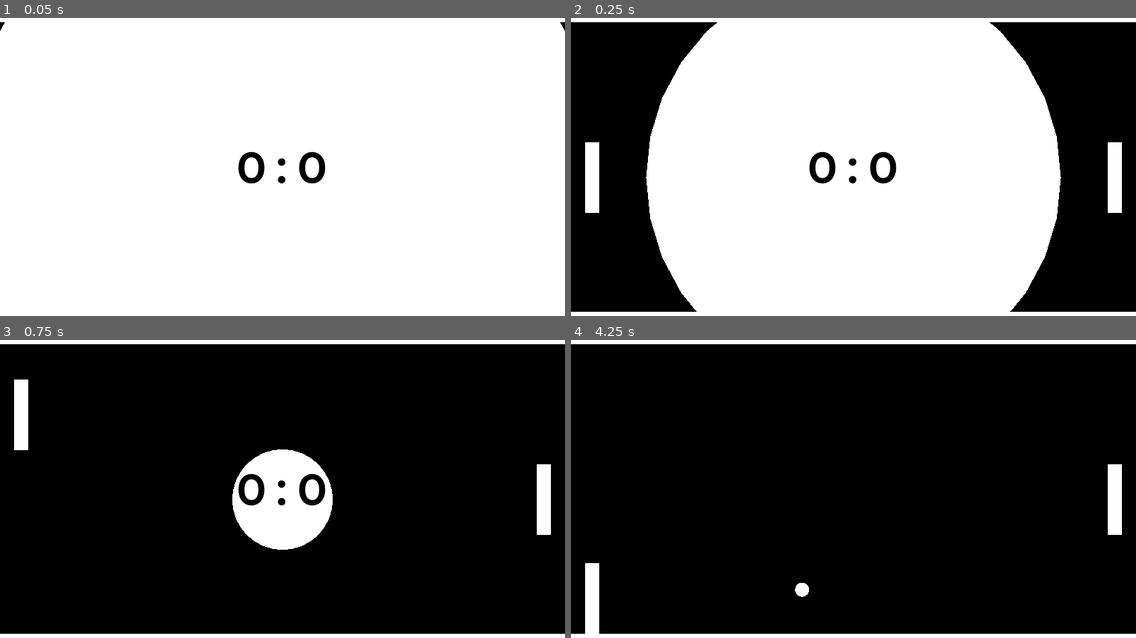
Above: before the commit, frames 1-4 (two rows, left to right).
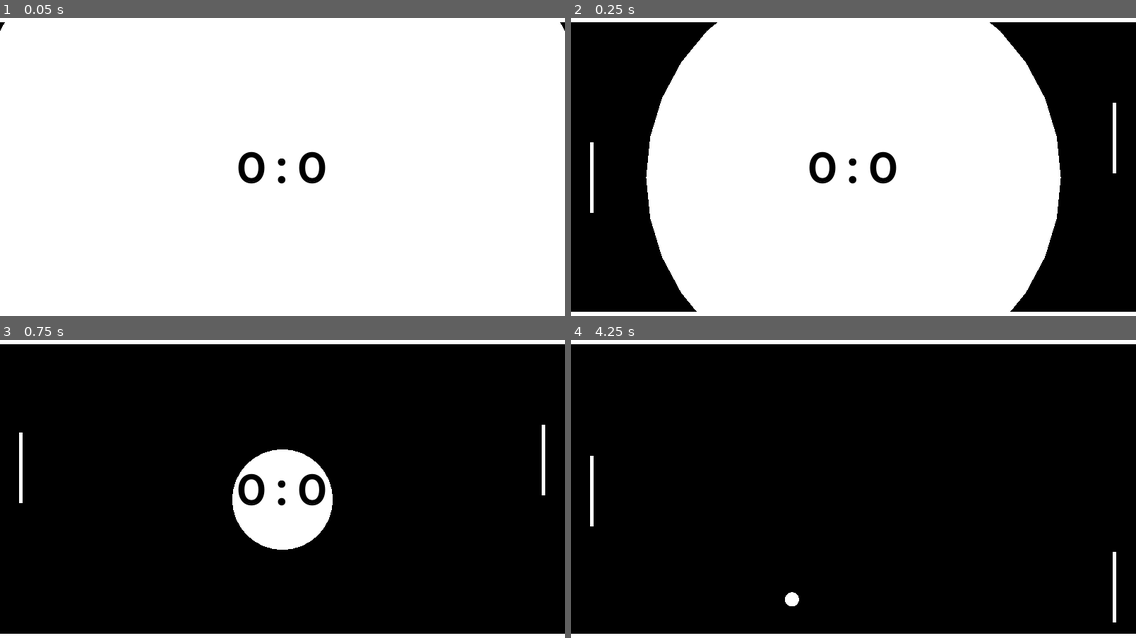
Above: after the commit, the same moments.

Repository: nezvers/Godot_clones
Game: Godot game, scene res://Level.tscn
The game is run twice, just before and just after one commit, with the same random seed, the same clock (stepped at 60 frames per second) and the same inputs.
Inputs:
- Up to frame 1 (0.05 s): no input
- Up to frame 2 (0.25 s): no input
- Up to frame 3 (0.75 s): hold W (p1_up) from 0.53 s (still down)
- Up to frame 4 (4.25 s): release W (p1_up) at 1.28 s; hold S (p1_down) 1.28-2.03 s; hold W (p1_up) 2.03-3.53 s; hold S (p1_down) from 3.53 s (still down)

Frame 1 is identical in both runs. In frame 2, 1.1% of the frame differs, in the area x 2-98%, y 28-66%; in frame 3, 1.3%; in frame 4, 1.7%, in the area x 2-98%, y 38-99%.

Commit message:
AI playerand score fix

Diff:
--- a/Pong/Ball.gd
+++ b/Pong/Ball.gd
@@ -49,12 +49,12 @@
 func check_goal()->void:
 	if global_position.x < 0.0:
 		#Left win
-		Score.score_left += 1
+		Score.score_right += 1
 		Score.draw_score()
 		get_tree().reload_current_scene()
 	elif global_position.x > width:
 		#right win
-		Score.score_right += 1
+		Score.score_left += 1
 		Score.draw_score()
 		get_tree().reload_current_scene()
 
--- /dev/null
+++ b/Pong/Enemy.gd
@@ -0,0 +1,24 @@
+extends KinematicBody2D
+
+export var speed:float = 3.0 * 60.0
+
+export var update_interval: float = (1.0 /60) *30 #multiply by frame count
+
+onready var target:KinematicBody2D = get_node("../Ball")
+var target_height: = 0.0
+
+var timer: = Timer.new()
+
+func _ready()->void:
+	add_child(timer)
+	timer.start(update_interval)
+	timer.connect("timeout", self, "timeout")
+
+func timeout()->void:
+	target_height = target.global_position.y
+
+func _physics_process(delta)->void:
+	var dist: = target_height - global_position.y
+	if abs(dist) > speed * delta:
+		var velocity: Vector2 = Vector2.DOWN * sign(dist) * speed * delta
+		move_and_collide(velocity, false)
--- a/Pong/Level.tscn
+++ b/Pong/Level.tscn
@@ -1,9 +1,10 @@
-[gd_scene load_steps=6 format=2]
+[gd_scene load_steps=7 format=2]
 
 [ext_resource path="res://Level.gd" type="Script" id=1]
 [ext_resource path="res://Paddle.tscn" type="PackedScene" id=2]
 [ext_resource path="res://player.gd" type="Script" id=3]
 [ext_resource path="res://Ball.tscn" type="PackedScene" id=4]
+[ext_resource path="res://Enemy.gd" type="Script" id=5]
 
 [sub_resource type="RectangleShape2D" id=1]
 extents = Vector2( 320, 8 )
@@ -43,9 +44,7 @@
 
 [node name="Paddle2" parent="." instance=ExtResource( 2 )]
 position = Vector2( 616, 192 )
-script = ExtResource( 3 )
-action_up = "p2_up"
-action_down = "p2_down"
+script = ExtResource( 5 )
 
 [node name="Ball" parent="." instance=ExtResource( 4 )]
 position = Vector2( 320, 192 )
--- a/Pong/Paddle.tscn
+++ b/Pong/Paddle.tscn
@@ -1,7 +1,7 @@
 [gd_scene load_steps=2 format=2]
 
 [sub_resource type="RectangleShape2D" id=1]
-extents = Vector2( 8, 40 )
+extents = Vector2( 2, 40 )
 
 [node name="Paddle" type="KinematicBody2D"]
 
@@ -9,9 +9,9 @@
 shape = SubResource( 1 )
 
 [node name="ColorRect" type="ColorRect" parent="."]
-margin_left = -8.0
+margin_left = -2.0
 margin_top = -40.0
-margin_right = 8.0
+margin_right = 2.0
 margin_bottom = 40.0
 __meta__ = {
 "_edit_use_anchors_": false
--- a/Pong/player.gd
+++ b/Pong/player.gd
@@ -3,11 +3,9 @@
 export var action_up:String = "p1_up"
 export var action_down:String = "p1_down"
 
-export var speed:float = 8.0 * 60.0
-var velocity:Vector2
+export var speed:float = 3.0 * 60.0
 
 func _physics_process(_delta:float):
 	var dir:float
 	dir = Input.get_action_strength(action_down) - Input.get_action_strength(action_up)
-	velocity.y = dir * speed
-	move_and_collide(velocity * _delta, false)
+	move_and_collide(Vector2.DOWN * dir * speed * _delta, false)
